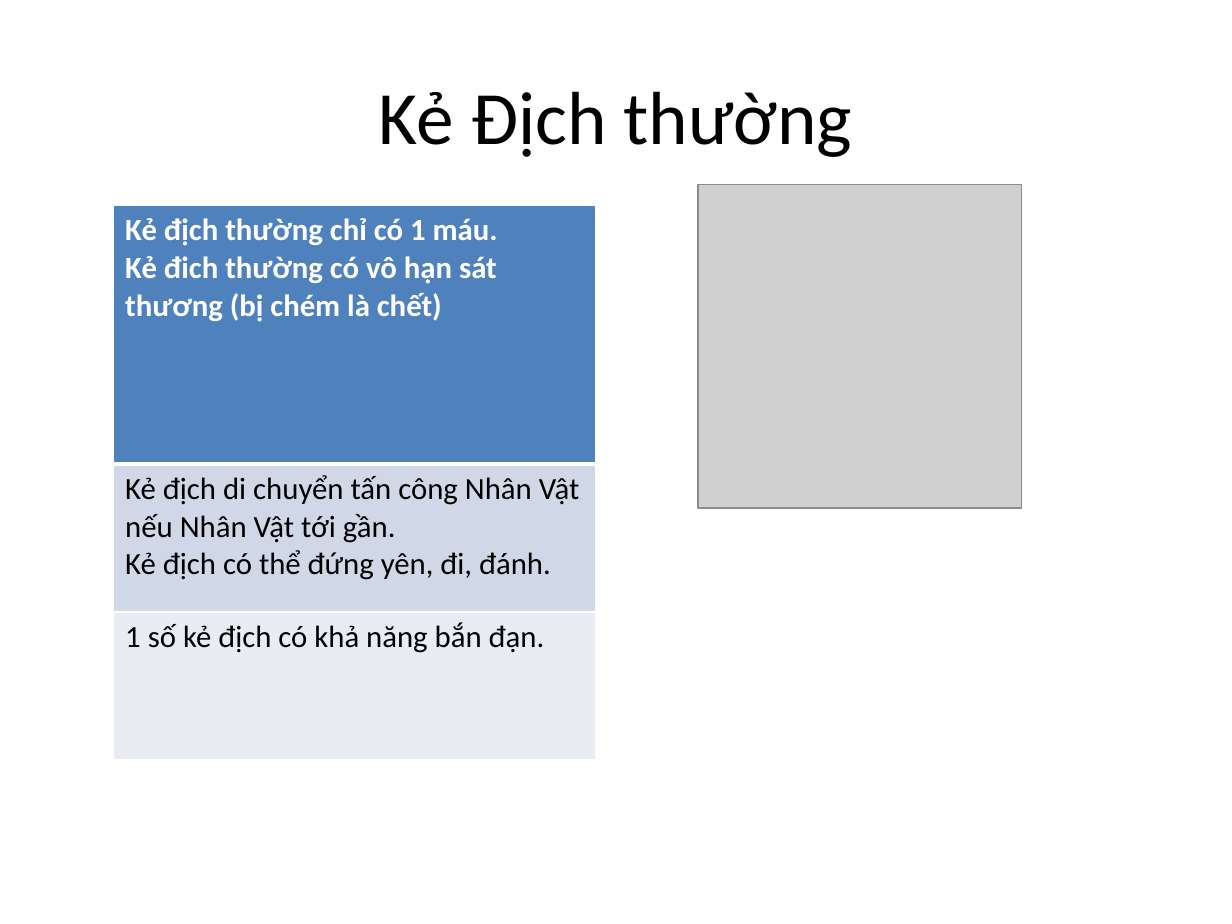
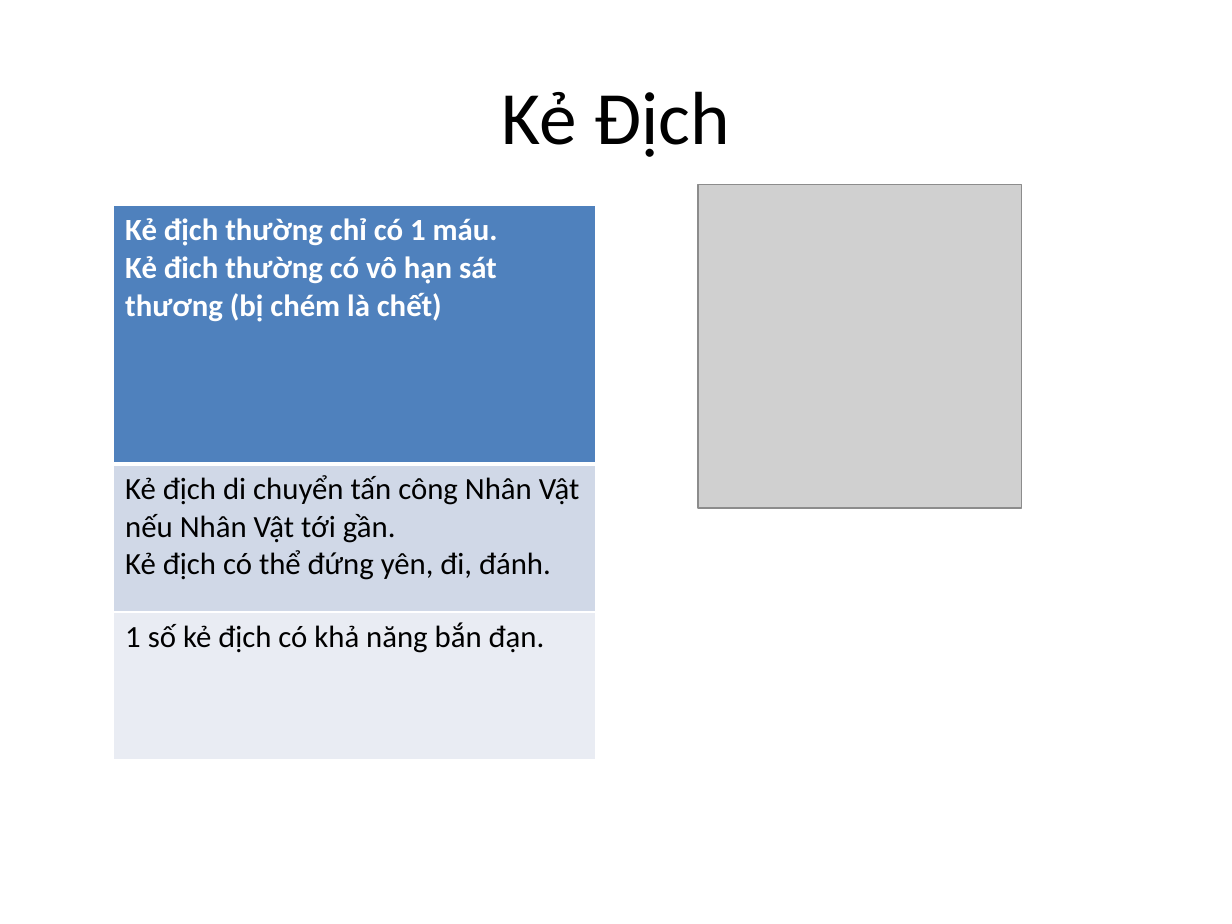
Before and after one commit to Xwin28/Programming_Game, a slide deck: slide 4 of RELEASE and DESIGN/Design/IdealGame.pptx. Drawn at 1232x924 pixels with LibreOffice and Linux fonts; fonts in the diff are those of the drawing; grey boxes stand for pictures. Boxes give left, top, right and bottom in pixels: in the first picture for what was removed or moved away, otherwise in the second. Text is boxed around its words. In the diff, an @@ line names an element or a change of style, - is before the commit and + after.

```diff
--- a/RELEASE and DESIGN/Design/IdealGame.pptx
+++ b/RELEASE and DESIGN/Design/IdealGame.pptx
@@ title at (502,91,730,157): text changed @@
-Kẻ Địch thường
+Kẻ Địch
```
Also in this commit, not shown: 1 other slide changed, 2 slides added, 48 other files.
